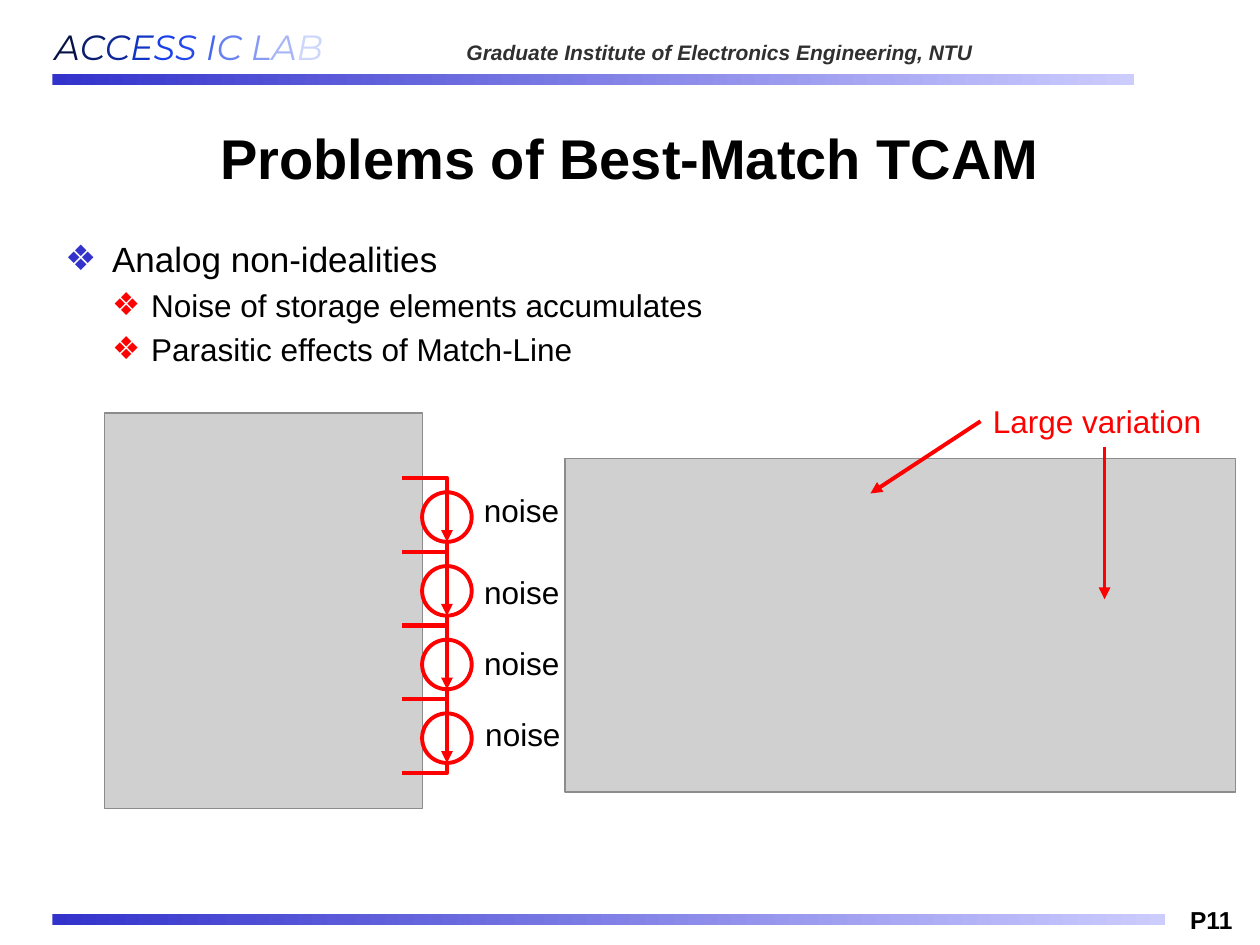
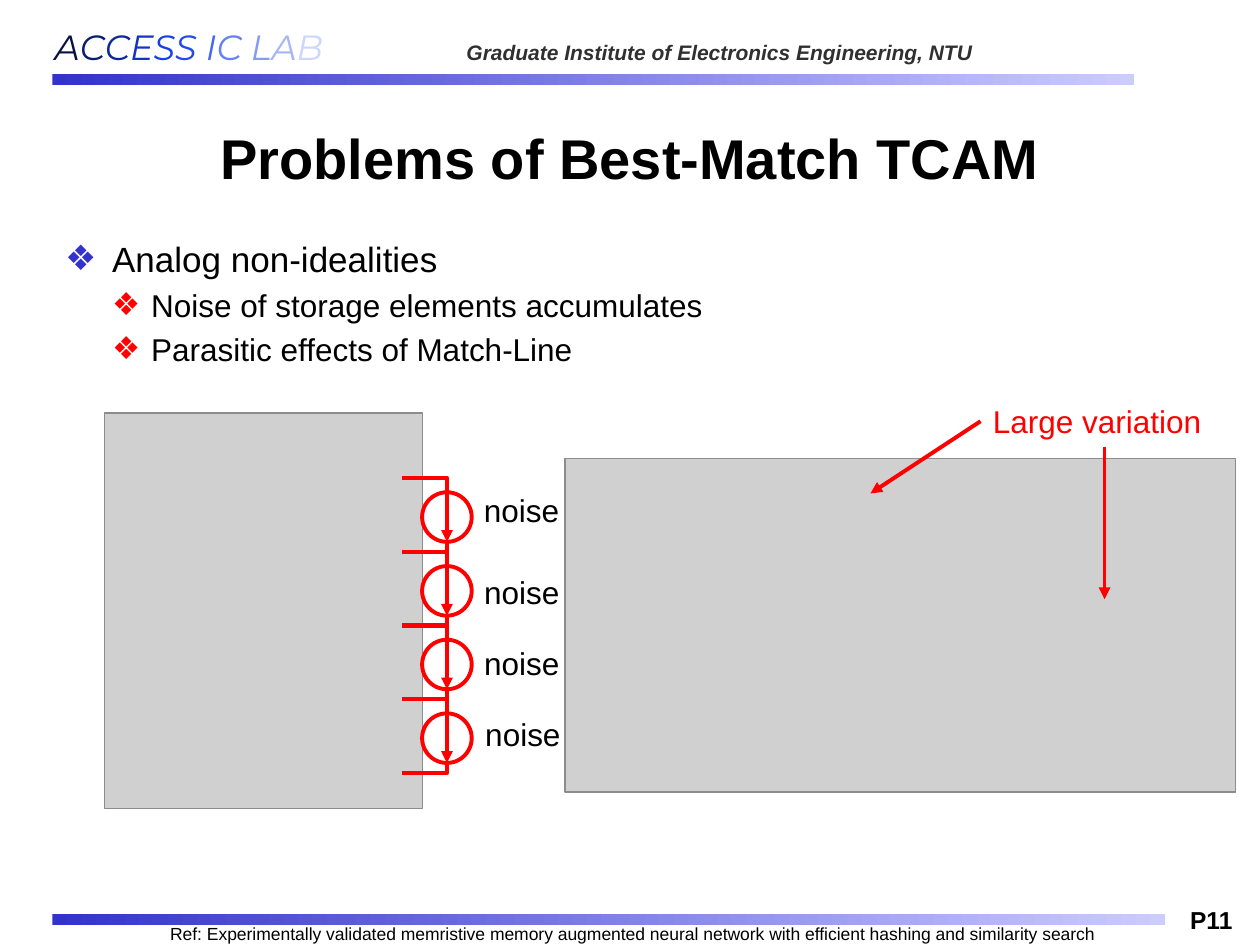
Before and after one commit to Oniontow/AndyWu_Project, a slide deck: slide 11 of IMS_NEW.pptx. Drawn at 1260x945 pixels with LibreOffice and Linux fonts; fonts in the diff are those of the drawing; grey boxes stand for pictures; background and template pictures are left out. Boxes give left, top, right and bottom in pixels: in the first picture for what was removed or moved away, otherwise in the second. Text is boxed around its words. In the diff, an @@ line names an element or a change of style, - is before the commit and + after.

```diff
--- a/IMS_NEW.pptx
+++ b/IMS_NEW.pptx
@@ text added at bbox=[170, 927, 1094, 944], 10 pt, text #000000 @@
+Ref: Experimentally validated memristive memory augmented neural network with efficient hashing and similarity search
```
Also in this commit, not shown: 10 other slides changed, 1 slide added.
